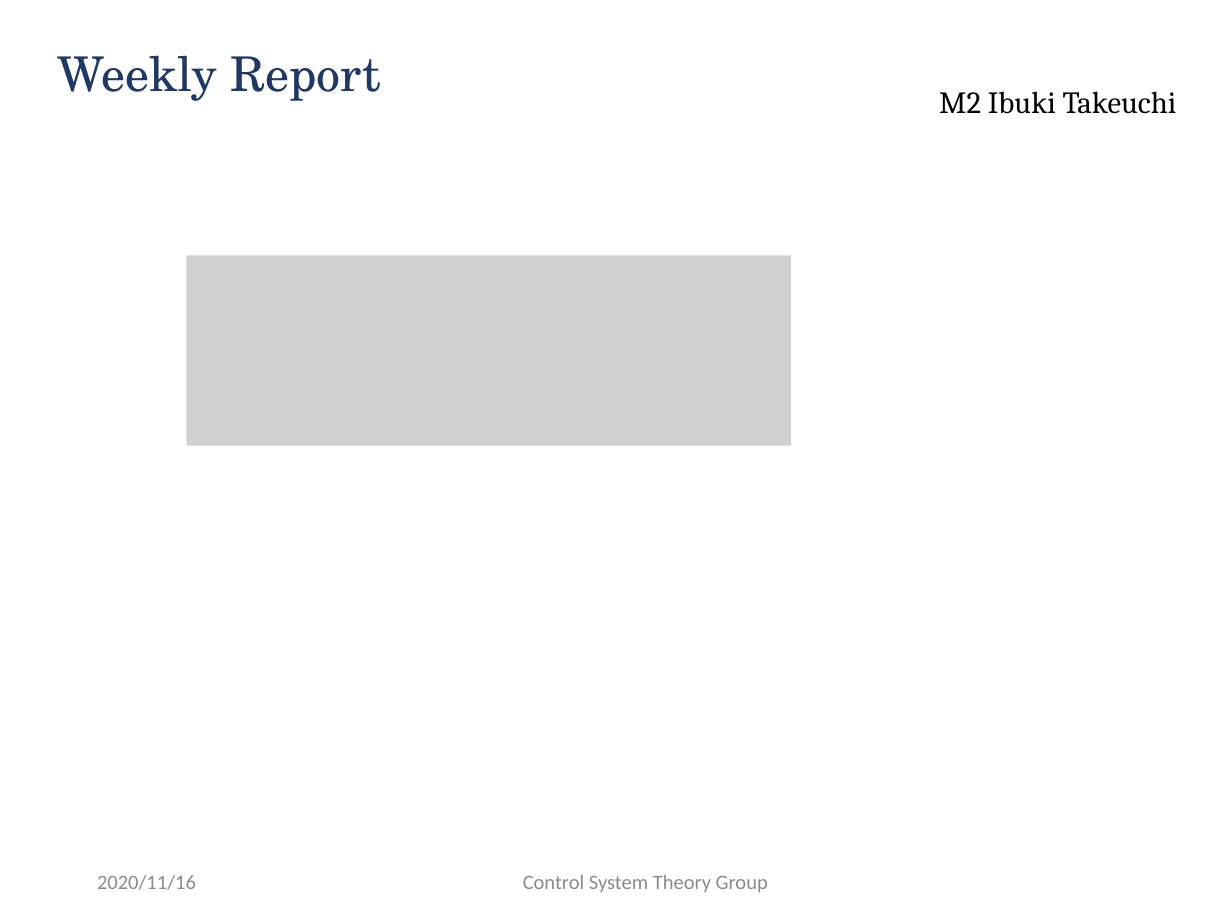
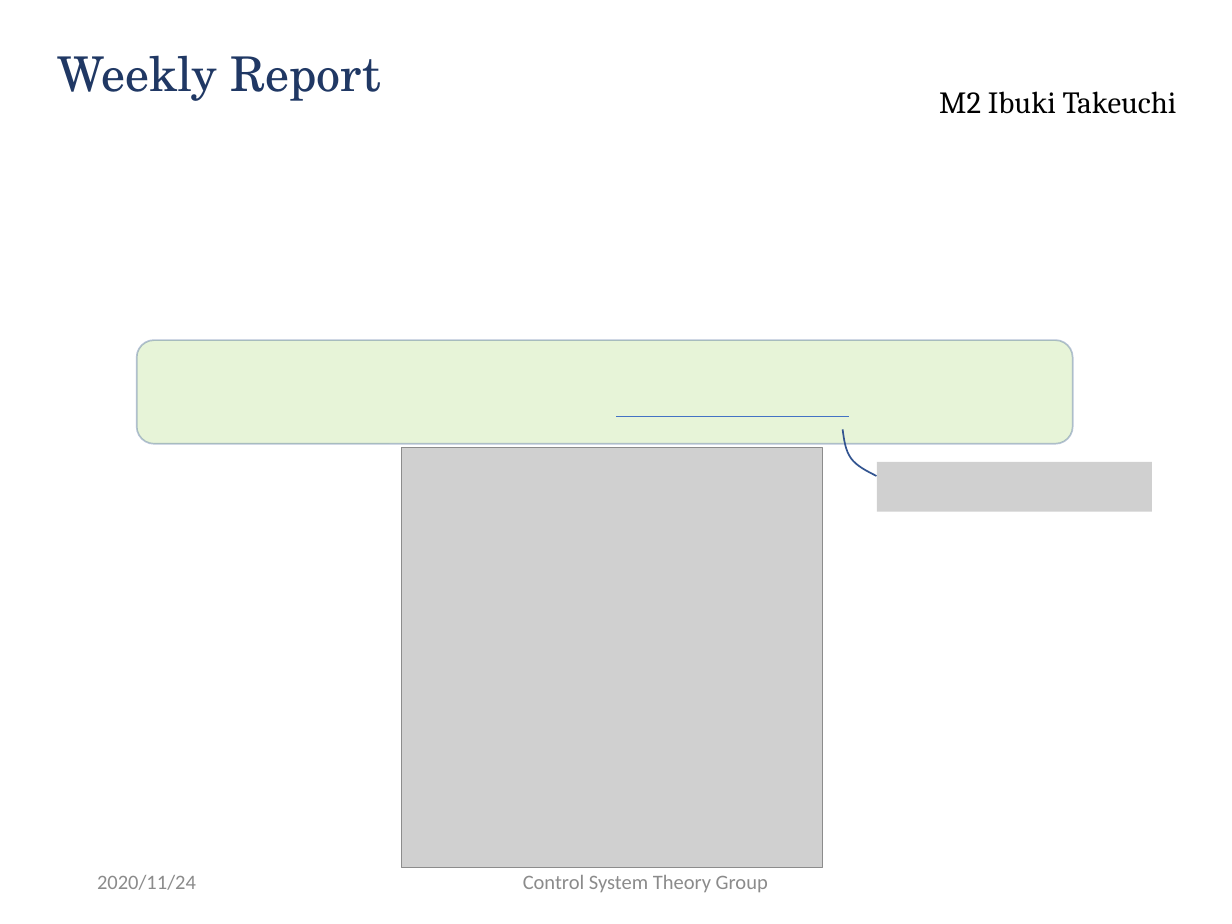
Before and after one commit to ibuki1024/weekly_report, a slide deck: slide 3 of report.pptx (slide 5 before the commit). Drawn at 1232x924 pixels with LibreOffice and Linux fonts; fonts in the diff are those of the drawing; grey boxes stand for pictures; background and template pictures are left out. Boxes give left, top, right and bottom in pixels: in the first picture for what was removed or moved away, otherwise in the second. Text is boxed around its words. In the diff, an @@ line names an element or a change of style, - is before the commit and + after.

```diff
--- a/report.pptx
+++ b/report.pptx
@@ picture removed at (186, 255, 791, 446) @@
@@ rounded rectangle added at (137, 340, 1073, 444), fill #92D050 at 22% opacity, outline #325491 1 pt @@
@@ line added from (616, 416) to (849, 416), #4472C4 0.5 pt @@
@@ picture added at (402, 447, 822, 867) @@
@@ freeform shape added at (841, 424, 876, 482), outline #325491 1 pt @@
@@ picture added at (877, 462, 1152, 511) @@
@@ text at (97, 875, 196, 890): text changed @@
-2020/11/16
+2020/11/24
```
Also in this commit, not shown: 3 other slides changed, 3 slides removed, 2 other files.
